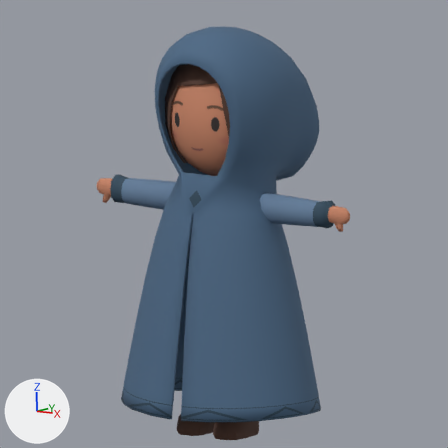
The Blender file art_sources/traveller/traveller.blend as it was, and as the next commit left it.
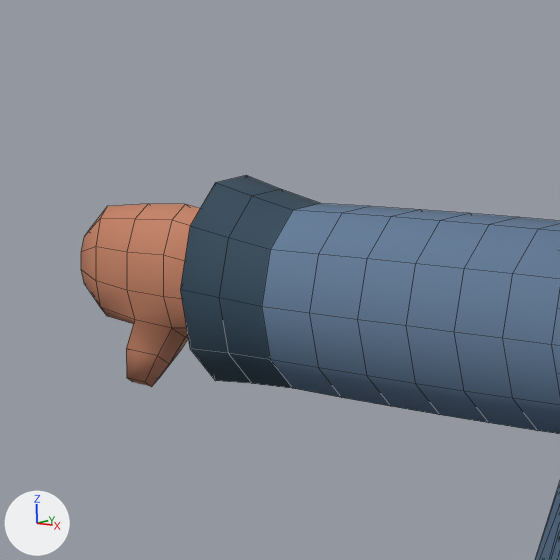
The first picture shows the older version from the file's camera 'ReviewCamera'. The close-ups show the older and then the newer version on the part from 19% to 36% of the width and 34% to 51% of the height of that picture. Only the edits that show in the close-ups are written down. Every picture has the same lights, and +X, +Y and +Z are marked at lower left. The close-ups show mesh edges as thin lines.

The first close-up shows 'Body', 'Garment'.
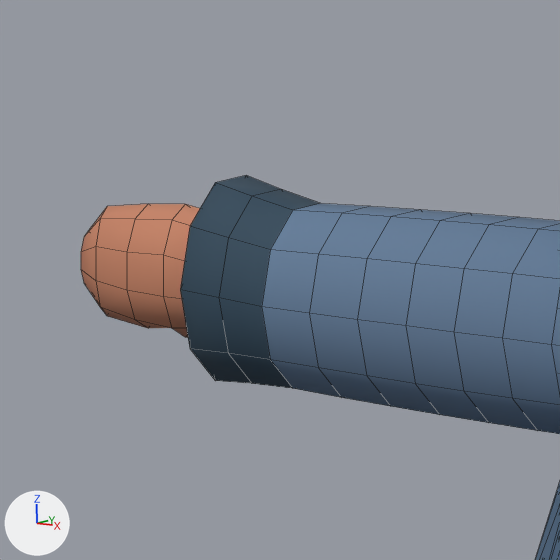
Changed parts and their boxes (x1, y1, x2, y2) in the close-ups (560 x 560 px):
part 1 of me_travellerbody, cut back: before (126, 320, 188, 387); after (136, 320, 169, 328)

What changed in the scene script:
```text
Change me_travellerbody:
    used by ob_body; parent = ob_travelleranimated; location = (0.0, 0.0, 0.0)
    remove me_travellerbody.from_pydata(...)  # 783 vertices, 793 faces; spans x -1.24..1.24, y -0.25..0.22, z 0.27..2.26
    add me_travellerbody.from_pydata(...)  # 759 vertices, 771 faces; spans x -1.24..1.24, y -0.25..0.22, z 0.27..2.26
    me_travellerbody part 1
    12 vertices are removed from x -1.18..-1.13, y -0.04..0.01, z 1.76..1.8
    13 faces are deleted
    2 new faces join them
    other edits to the shape of me_travellerbody do not show in these pictures
```
